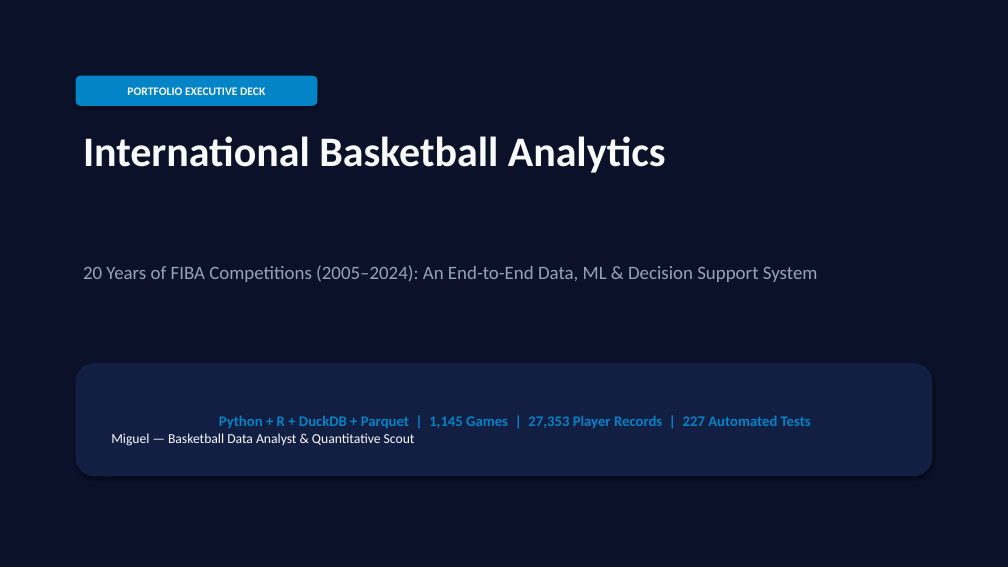
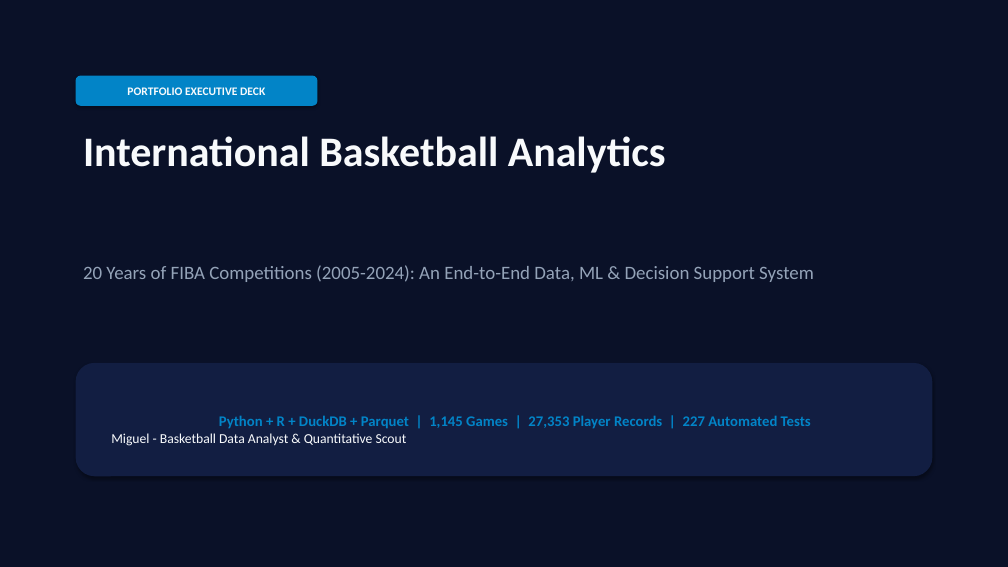
Before and after one commit to miguelo0203/basketball-analytics, a slide deck: slide 1 of presentation/International_Basketball_Analytics_Presentation.pptx. Drawn at 1008x567 pixels with LibreOffice and Linux fonts; fonts in the diff are those of the drawing. Boxes give left, top, right and bottom in pixels: in the first picture for what was removed or moved away, otherwise in the second. Text is boxed around its words. In the diff, an @@ line names an element or a change of style, - is before the commit and + after.

```diff
--- a/presentation/International_Basketball_Analytics_Presentation.pptx
+++ b/presentation/International_Basketball_Analytics_Presentation.pptx
@@ text at [83, 265, 814, 282]: text changed @@
-20 Years of FIBA Competitions (2005–2024): An End-to-End Data, ML & Decision Support System
+20 Years of FIBA Competitions (2005-2024): An End-to-End Data, ML & Decision Support System
@@ text in rounded rectangle at [111, 433, 407, 446]: text changed @@
-Miguel — Basketball Data Analyst & Quantitative Scout
+Miguel - Basketball Data Analyst & Quantitative Scout
```
Also in this commit, not shown: 5 other slides changed, 2 slides added, 2 slides removed, 15 other files.
